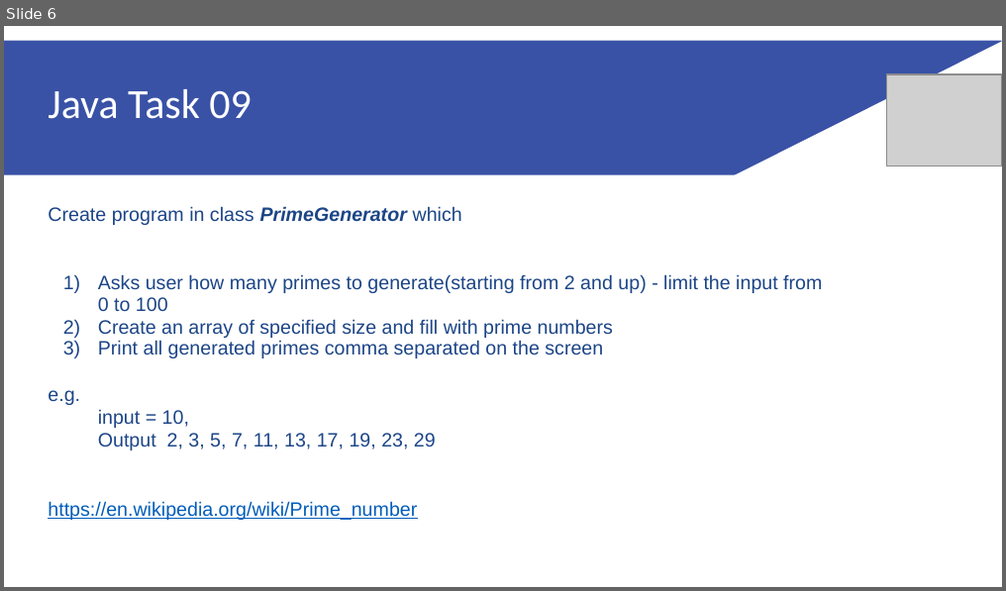
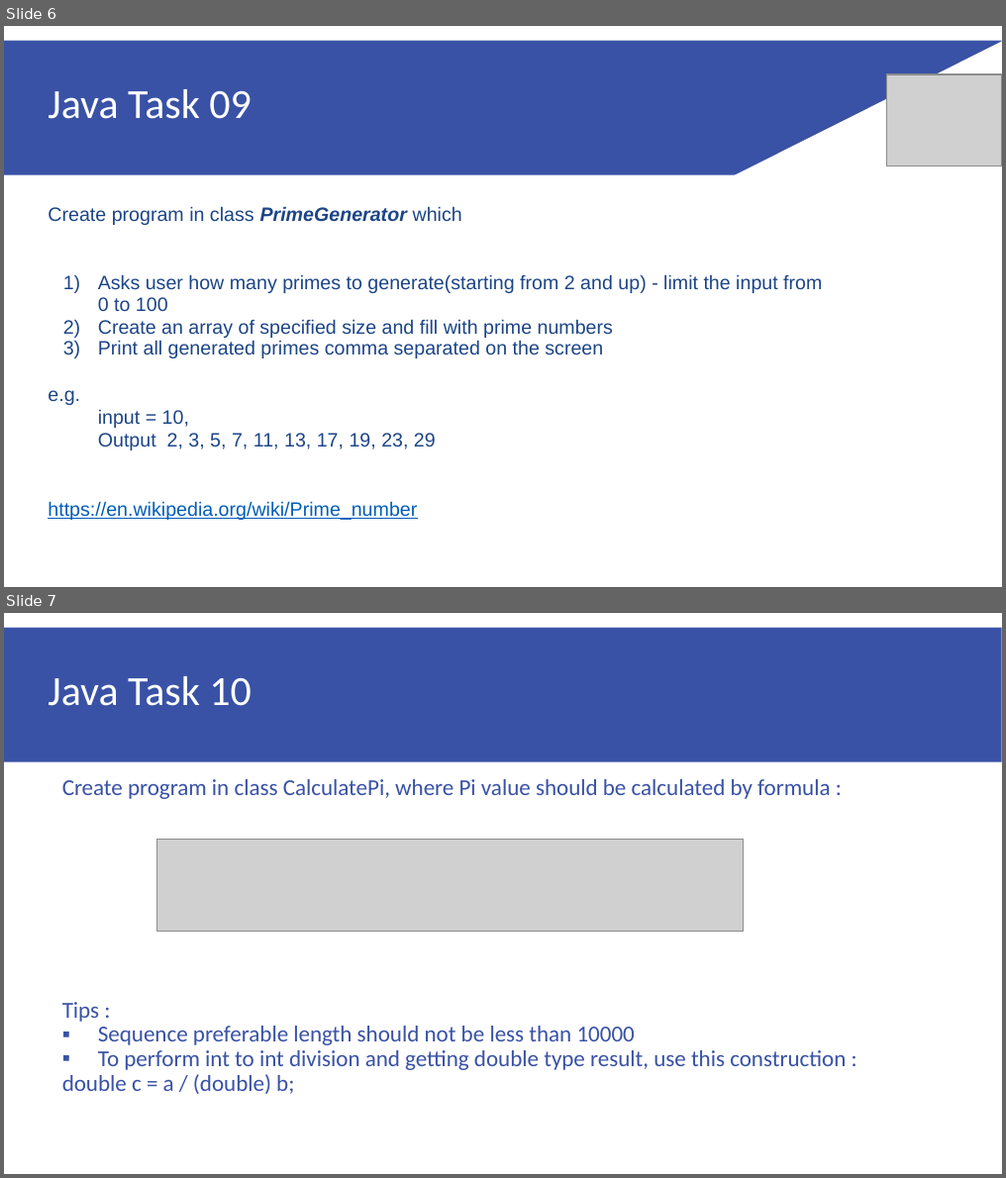
Before and after one commit to rcsyg/rcs-preboot, a slide deck: Java Homework 02 (eng).pptx. Shown one above the other, each under a label of ours: slide 6 before the commit, slides 6 and 7 after it. The pictures are 1006x591 and 1006x1178 pixels, drawn with LibreOffice and Linux fonts; fonts in the diff are those of the drawing; grey boxes stand for pictures. Boxes give left, top, right and bottom in pixels: in the first picture for what was removed or moved away, otherwise in the second. Text is boxed around its words. In the diff, an @@ line names an element or a change of style, - is before the commit and + after.

Commit message:
Calculate PI exerise

```diff
--- a/Java Homework 02 (eng).pptx
+++ b/Java Homework 02 (eng).pptx
@@ slide 7 added at (4,613,1002,1174), background #FFFFFF; not listed: 1 template element that a slide beside it also shows @@
@@ title added at (48,676,251,706), 30 pt, text #FFFFFF @@
+Java Task 10
@@ text added at (62,779,846,1094), 16.5 pt, text #3952A6 @@
+Create program in class CalculatePi, where Pi value should be calculated by formula :
+Tips :
+▪ Sequence preferable length should not be less than 10000
+▪ To perform int to int division and getting double type result, use this construction :
+double c = a / (double) b;
@@ picture added at (156,840,744,932) @@
```
